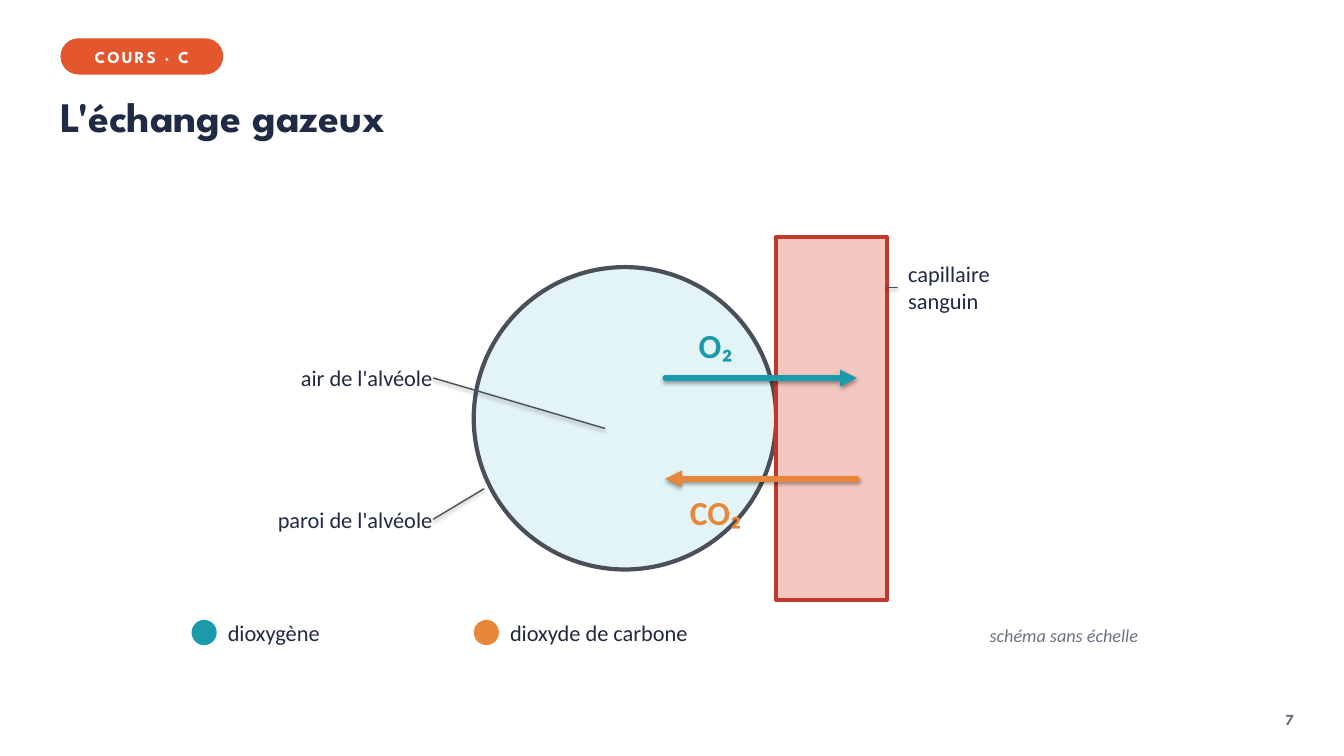
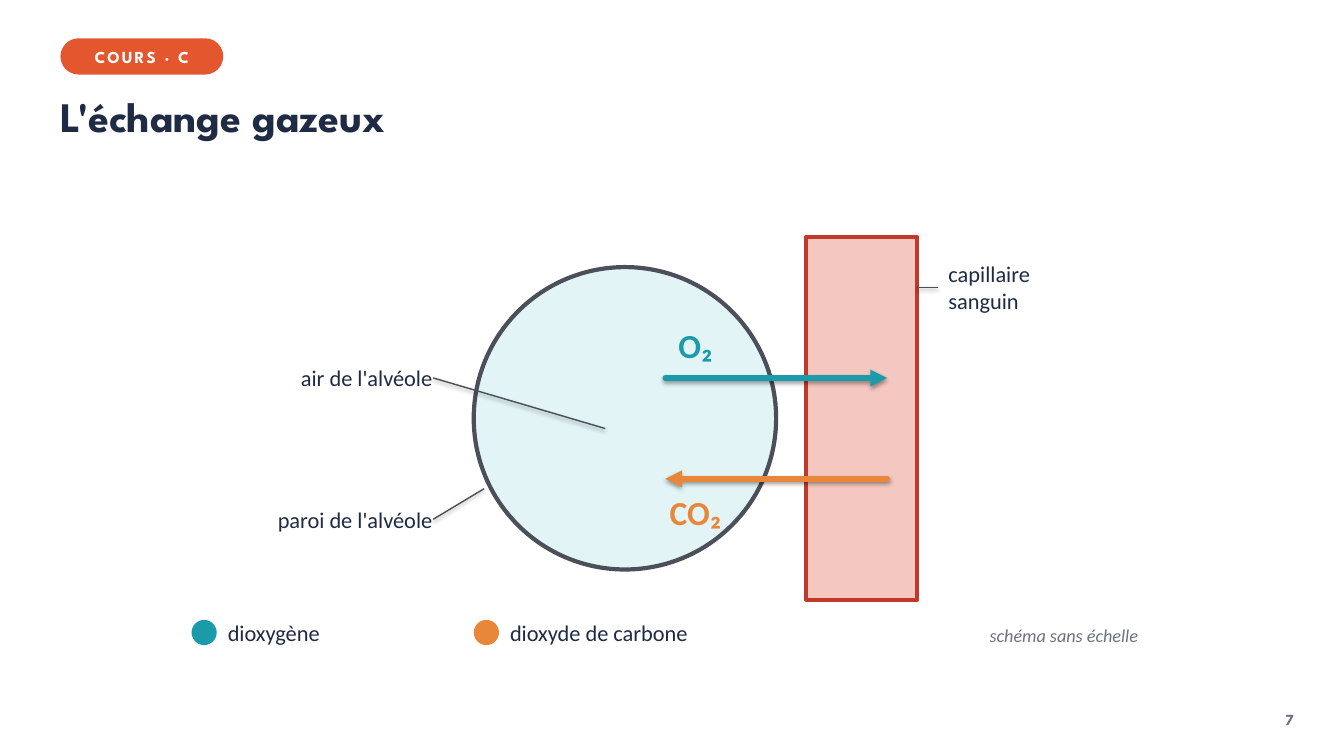
Before and after one commit to VinceIXIV/SVT-cour, a slide deck: slide 7 of cours/4e/S13-la-respiration-le-dioxygene-entre-dans-le-sang/4e-S13-diaporama.pptx. Drawn at 1344x756 pixels with LibreOffice and Linux fonts; fonts in the diff are those of the drawing. Boxes give left, top, right and bottom in pixels: in the first picture for what was removed or moved away, otherwise in the second. Text is boxed around its words. In the diff, an @@ line names an element or a change of style, - is before the commit and + after.

```diff
--- a/cours/4e/S13-la-respiration-le-dioxygene-entre-dans-le-sang/4e-S13-diaporama.pptx
+++ b/cours/4e/S13-la-respiration-le-dioxygene-entre-dans-le-sang/4e-S13-diaporama.pptx
@@ rectangle: place and size @@
-rectangle at box(776, 237, 887, 600)
+rectangle at box(807, 237, 918, 600)
@@ text "capillaire": place and size @@
-text "capillaire" at box(908, 266, 989, 313)
+text "capillaire" at box(948, 266, 1029, 313)
@@ line moved from (897, 287) - (887, 287) to (938, 287) - (918, 287) @@
@@ text "O₂": place and size @@
-text "O₂" at box(699, 336, 733, 362)
+text "O₂" at box(678, 336, 712, 362)
@@ arrow moved from (665, 378) - (857, 378) to (665, 378) - (887, 378) @@
@@ arrow moved from (857, 479) - (665, 479) to (887, 479) - (665, 479) @@
@@ text "CO₂": place and size @@
-text "CO₂" at box(690, 503, 742, 533)
+text "CO₂" at box(670, 503, 722, 533)
```
Also in this commit, not shown: 5 other slides changed, 22 other files.
